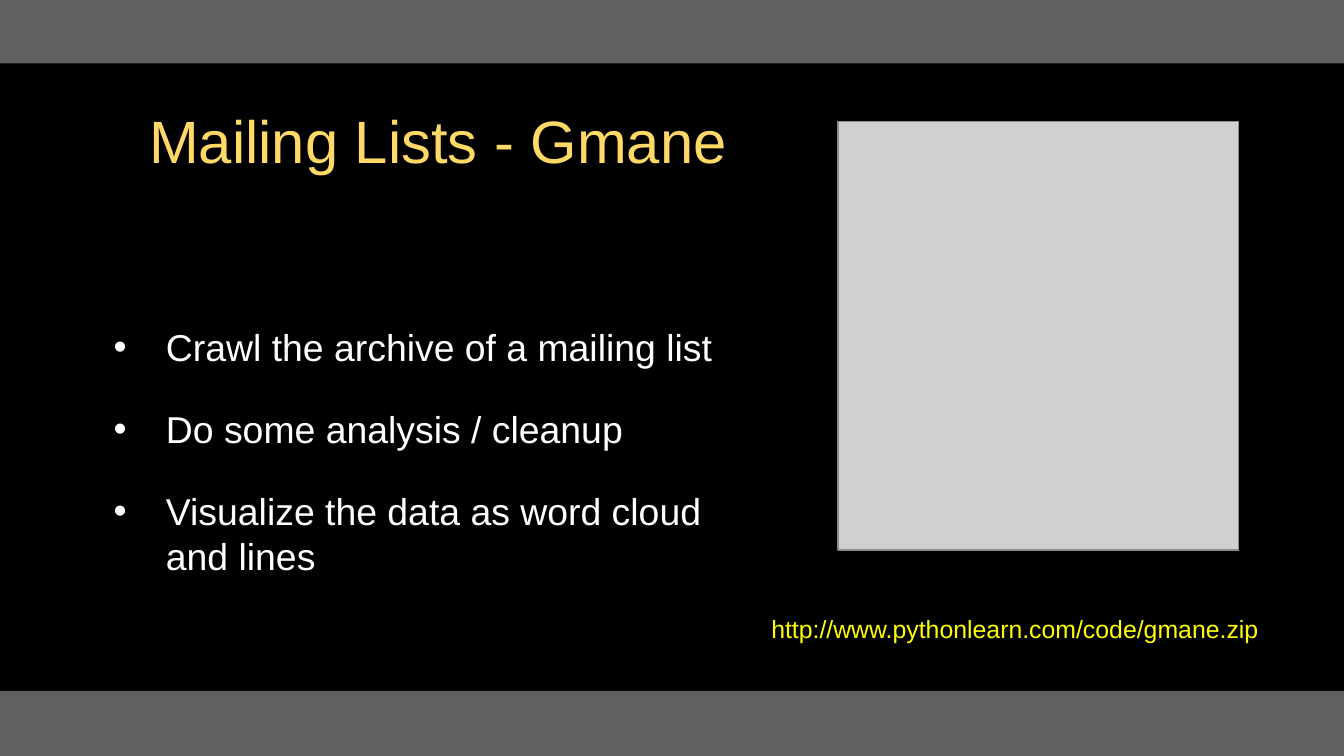
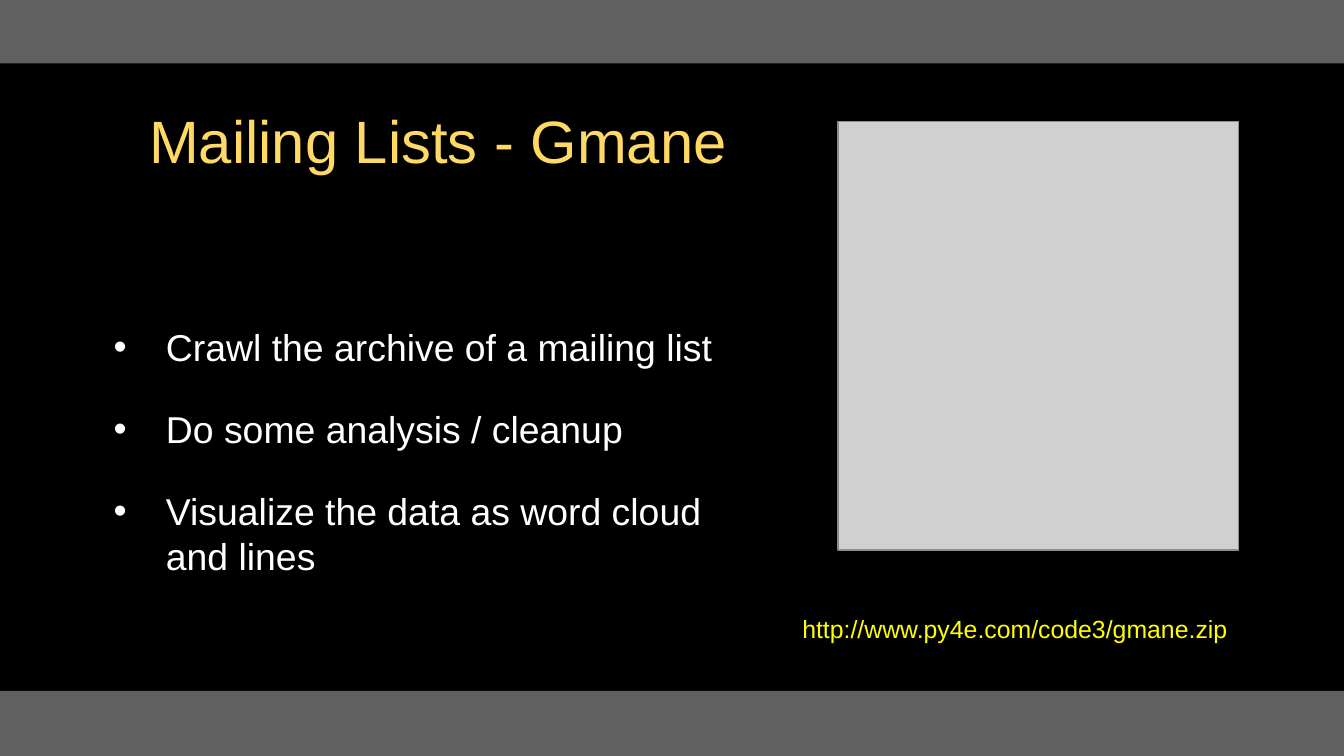
Before and after one commit to csev/py4e, a slide deck: slide 16 of lectures3/Pythonlearn-16-Data-Viz.pptx. Drawn at 1344x756 pixels with LibreOffice and Linux fonts; fonts in the diff are those of the drawing; grey boxes stand for pictures. Boxes give left, top, right and bottom in pixels: in the first picture for what was removed or moved away, otherwise in the second. Text is boxed around its words. In the diff, an @@ line names an element or a change of style, - is before the commit and + after.

```diff
--- a/lectures3/Pythonlearn-16-Data-Viz.pptx
+++ b/lectures3/Pythonlearn-16-Data-Viz.pptx
@@ text at (802, 620, 1227, 643): text changed @@
-http://www.pythonlearn.com/code/gmane.zip
+http://www.py4e.com/code3/gmane.zip
```
Also in this commit, not shown: 6 other slides changed, 1 other file.
